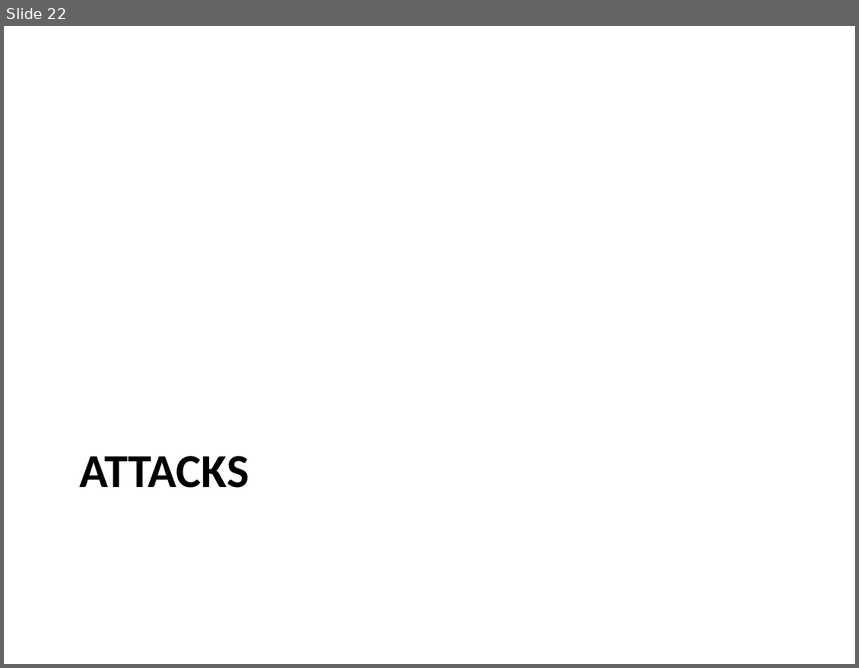
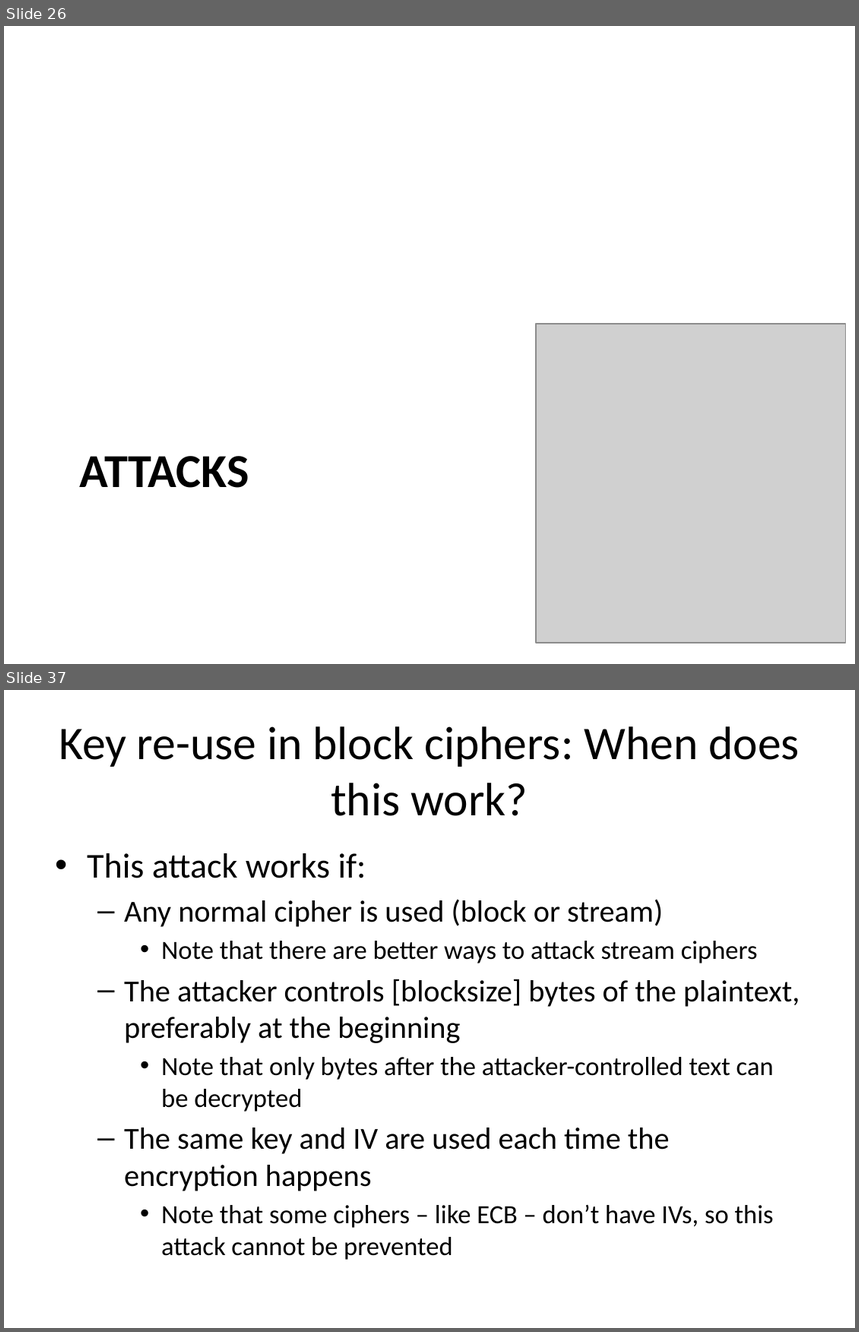
Before and after one commit to iagox86/2013-02-Shmoocon-talk, a slide deck: Shmoocon.pptx. Shown one above the other, each under a label of ours: slide 22 before the commit, slides 26 and 37 after it; the slides between them are not shown. The pictures are 859x668 and 859x1332 pixels, drawn with LibreOffice and Linux fonts; fonts in the diff are those of the drawing; grey boxes stand for pictures. Boxes give left, top, right and bottom in pixels: in the first picture for what was removed or moved away, otherwise in the second. Text is boxed around its words. In the diff, an @@ line names an element or a change of style, - is before the commit and + after.

Commit message:
Added some more images, a ton more slides

```diff
--- a/Shmoocon.pptx
+++ b/Shmoocon.pptx
@@ slide 37 added at (4, 690, 855, 1328), background #FFFFFF @@
@@ title added at (59, 726, 800, 816), 39.6 pt, text #000000 @@
+Key re-use in block ciphers: When does this work?
@@ text added at (87, 853, 800, 1260), 22.2 pt, text #000000 @@
+• This attack works if:
+  – Any normal cipher is used (block or stream)
+    • Note that there are better ways to attack stream ciphers
+  – The attacker controls [blocksize] bytes of the plaintext, preferably at the beginning
+    • Note that only bytes after the attacker-controlled text can be decrypted
+  – The same key and IV are used each time the encryption happens
+    • Note that some ciphers – like ECB – don’t have IVs, so this attack cannot be prevented
@@ what was slide 22 is now slide 26 @@
@@ slide 26 changed as well @@
@@ picture added at (536, 324, 846, 643) @@
```
Also in this commit, not shown: 8 other slides changed, 33 other slides added, 5 slides removed, 8 other files.
